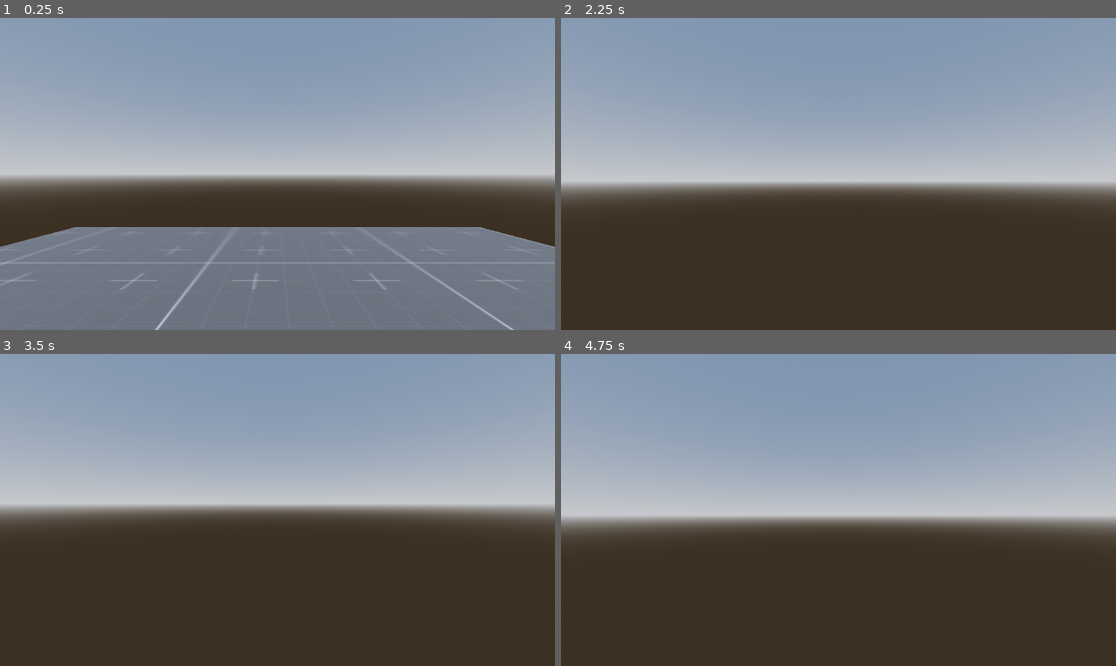
Above: before the commit, frames 1-4 (two rows, left to right).
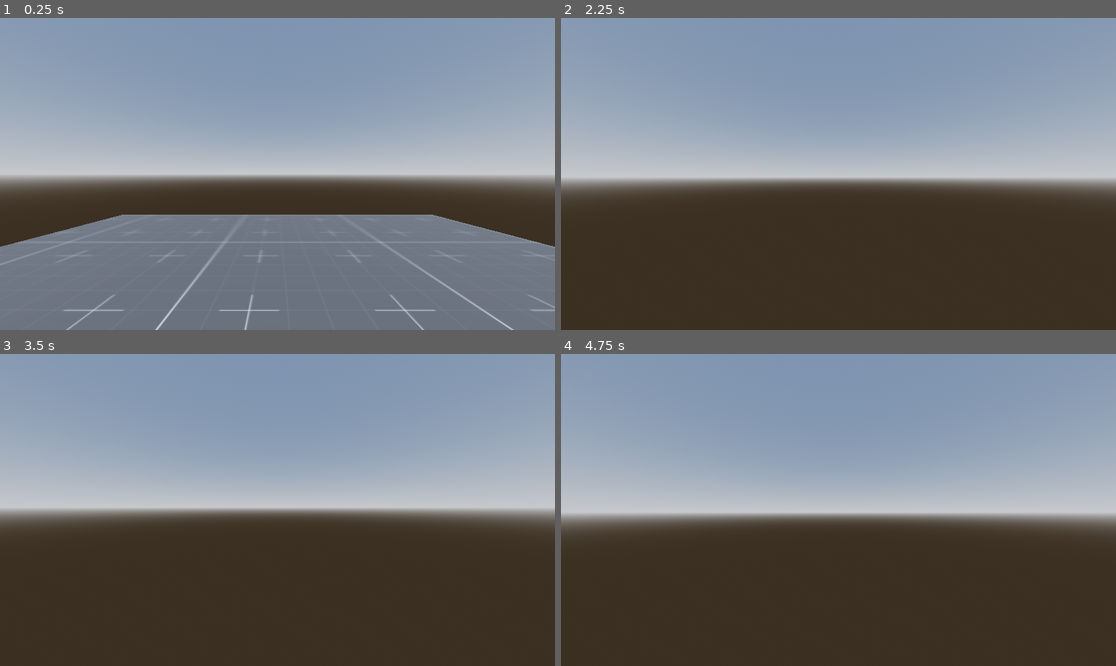
Above: after the commit, the same moments.

Repository: mdnrealdeal/magnetgame
Game: Godot game, scene res://Levels/TestLevel.tscn
Two runs of this game, one before a commit and one after it. Both use one fixed random seed, a clock stepped at 60 frames per second and the inputs below.
Inputs (mouse positions are in pixels of both pictures, inside the frame that each line leads up to):
- Up to frame 1 (0.25 s): no input
- Up to frame 2 (2.25 s): tap Enter (ui_accept) at 0.5, 0.77, 1.52, 2 s; move the mouse to (866, 174) at 0.52 s; hold W (move_forward) from 0.53 s (still down); click (866, 174) at 0.6 s; move the mouse to (810, 174) at 1.27 s; click (810, 174) at 1.35 s; move the mouse to (849, 167) at 2.02 s; click (849, 167) at 2.1 s
- Up to frame 3 (3.5 s): keep holding W (move_forward); tap Enter (ui_accept) at 2.75, 3.02 s; move the mouse to (271, 516) at 2.77 s; click (271, 516) at 2.85 s
- Up to frame 4 (4.75 s): keep holding W (move_forward); tap Enter (ui_accept) at 3.5, 3.77, 4.25, 4.52 s; move the mouse to (877, 513) at 3.52 s; click (877, 513) at 3.6 s; move the mouse to (794, 506) at 4.27 s; click (794, 506) at 4.35 s

The runs differ from the first frame. In frame 1, 3.3% of the frame differs, in the area x 0-100%, y 63-100%; in frame 2, 4.7%, in the area x 0-100%, y 51-57%; in frame 3, 2.3%; in frame 4, 3.9%.

Commit message:
christmas state machines

Diff:
--- a/Levels/TestLevel.tscn
+++ b/Levels/TestLevel.tscn
@@ -2,7 +2,7 @@
 
 [ext_resource type="PackedScene" uid="uid://c8g75udbe77s5" path="res://Objects/player.tscn" id="1_aigbd"]
 [ext_resource type="Texture2D" uid="uid://bkr824h5a68ye" path="res://Textures/prototype_textures/PNG/Dark/texture_06.png" id="1_avoru"]
-[ext_resource type="Script" path="res://Scripts/SceneScript.gd" id="1_mpycu"]
+[ext_resource type="Script" path="res://Scripts/Scenes/SceneScript.gd" id="1_mpycu"]
 
 [sub_resource type="BoxShape3D" id="BoxShape3D_rr2ds"]
 size = Vector3(10, 0.5, 10)
--- a/Objects/player.tscn
+++ b/Objects/player.tscn
@@ -1,7 +1,8 @@
-[gd_scene load_steps=5 format=3 uid="uid://c8g75udbe77s5"]
+[gd_scene load_steps=6 format=3 uid="uid://c8g75udbe77s5"]
 
-[ext_resource type="Script" path="res://Scripts/PlayerController.gd" id="1_5fiq3"]
-[ext_resource type="Script" path="res://addons/smoothing/smoothing.gd" id="2_l6edw"]
+[ext_resource type="Script" path="res://Scripts/Player/legacy_playercontroller.gd" id="1_5fiq3"]
+[ext_resource type="Script" path="res://addons/smoothing/smoothing.gd" id="2_6ydtj"]
+[ext_resource type="Script" path="res://Scripts/StateMachines/state_machine.gd" id="3_2fttc"]
 
 [sub_resource type="CapsuleShape3D" id="CapsuleShape3D_s4mt5"]
 radius = 0.4725
@@ -11,26 +12,41 @@
 
 [node name="Player" type="CharacterBody3D"]
 script = ExtResource("1_5fiq3")
-mouse_sensitivity = 0.18
+mouse_sensitivity = 0.1
 air_strafe_speed = 3.5
 jump_velocity = 4.25
 double_jump_multiplier = 1.25
 accel = 4.0
 
-[node name="CollisionShape3D" type="CollisionShape3D" parent="."]
+[node name="CollisionBox" type="CollisionShape3D" parent="."]
 shape = SubResource("CapsuleShape3D_s4mt5")
 
-[node name="Smoothing" type="Node3D" parent="CollisionShape3D"]
-script = ExtResource("2_l6edw")
+[node name="Smooth3D" type="Node3D" parent="."]
+script = ExtResource("2_6ydtj")
+flags = 3
 
-[node name="CSGMesh3D" type="CSGMesh3D" parent="CollisionShape3D/Smoothing"]
+[node name="PlayerMesh" type="CSGMesh3D" parent="Smooth3D"]
 transform = Transform3D(0.8, 0, 0, 0, 0.8, 0, 0, 0, 0.8, 0, 0, 0)
 mesh = SubResource("CapsuleMesh_csyg0")
 
-[node name="Head" type="Node3D" parent="."]
+[node name="Head" type="Node3D" parent="Smooth3D"]
 transform = Transform3D(1, 0, 0, 0, 1, 0, 0, 0, 1, 0, 0.5, 0)
 
-[node name="Smoothing" type="Node3D" parent="Head"]
-script = ExtResource("2_l6edw")
+[node name="Camera3D" type="Camera3D" parent="Smooth3D/Head"]
+fov = 90.0
 
-[node name="Camera3D" type="Camera3D" parent="Head/Smoothing"]
+[node name="Machines" type="Node" parent="."]
+
+[node name="InteractionsMachine" type="Node" parent="Machines"]
+script = ExtResource("3_2fttc")
+
+[node name="MovementMachine" type="Node" parent="Machines"]
+script = ExtResource("3_2fttc")
+
+[node name="walking" type="Node" parent="Machines/MovementMachine"]
+
+[node name="sprinting" type="Node" parent="Machines/MovementMachine"]
+
+[node name="vaulting" type="Node" parent="Machines/MovementMachine"]
+
+[node name="crouching" type="Node" parent="Machines/MovementMachine"]
--- a/Scripts/PlayerController.gd
+++ b/Scripts/Player/legacy_playercontroller.gd
@@ -1,7 +1,7 @@
 extends CharacterBody3D
 
 # States enumerator.
-enum PlayerStates {WALKING, SPRINTING, CROUCHING,}
+enum PlayerStates {WALKING, SPRINTING, CROUCHING}
 
 # Exported variables to change PlayerController attributes.
 @export var mouse_sensitivity: float = 1.0
@@ -23,8 +23,8 @@
 
 # Dictionary of references to nodes in the Editor.
 @onready var nodeRefs: Dictionary = {
-	"head_path": $Head,
-	"camera_path": $Head/Smoothing/Camera3D,
+	"head_path": $Smooth3D/Head,
+	"camera_path": $Smooth3D/Head/Camera3D,
 }
 
 
@@ -38,7 +38,7 @@
 		velocity.y -= gravity * delta
 	move_player_controller(delta)
 	jump_handler()
-	_debug_functions()
+	#_debug_functions()
 
 
 # Should handle all input events (currently handles mouse movement pls fix)
@@ -59,16 +59,16 @@
 		velocity.x = lerp(velocity.x, head_direction.x * air_strafe_speed, accel * delta)
 		velocity.z = lerp(velocity.z, head_direction.y * air_strafe_speed, accel * delta)
 		pass
-	print("Velocity X is " + str(velocity.x), "\nVelocity Z is " + str(velocity.z) + "\n")
-	print(input_direction, " and ", head_direction)
+	#print("Velocity X is " + str(velocity.x), "\nVelocity Z is " + str(velocity.z) + "\n")
+	#print(input_direction, " and ", head_direction)
 	move_and_slide()
 	pass
 
 
 # We move head_path instead of camera, so camera can have it's own individual rotations and animations.
 func mouselook_player_controller(event: InputEventMouseMotion) -> void:
-	nodeRefs["head_path"].rotation_degrees.x += (-event.relative.y * mouse_sensitivity)
-	nodeRefs["head_path"].rotation_degrees.y += (-event.relative.x * mouse_sensitivity)
+	nodeRefs["head_path"].rotation_degrees.x -= (event.relative.y * mouse_sensitivity)
+	nodeRefs["head_path"].rotation_degrees.y -= (event.relative.x * mouse_sensitivity)
 
 
 # Handles double jump by checking mid air if Player can double jump.
--- /dev/null
+++ b/Scripts/Player/player_controller.gd
@@ -0,0 +1,26 @@
+class_name Player
+extends CharacterBody3D
+
+@onready var movement_machine: StateMachine = $Machines/MovementMachine
+@onready var interaction_machine: StateMachine = $Machines/InteractionsMachine
+
+
+func _ready() -> void:
+	movement_machine.init(self)
+	pass
+
+
+func _unhandled_input(event: InputEvent) -> void:
+	movement_machine.manager_process_unhandled_input(event)
+
+
+func _input(event: InputEvent) -> void:
+	movement_machine.manager_process_input(event)
+
+
+func _physics_process(delta: float) -> void:
+	movement_machine.manager_process_physics(delta)
+
+
+func _process(delta: float) -> void:
+	movement_machine.manager_process_frame(delta)
--- /dev/null
+++ b/Scripts/StateMachines/state_machine.gd
@@ -0,0 +1,44 @@
+class_name StateMachine
+extends Node
+
+@export var starting_state: State
+
+var current_state: State
+
+func init(new_parent: Player) -> void:
+	for child: State in get_children():
+		child.parent = new_parent
+
+	change_state(starting_state)
+
+
+func change_state(new_state: State) -> void:
+	if current_state:
+		current_state.exit()
+
+	current_state = new_state
+	current_state.enter()
+
+
+func manager_process_physics(delta: float) -> void:
+	var new_state: State = current_state.state_process_physics(delta)
+	if new_state:
+		change_state(new_state)
+
+
+func manager_process_input(event: InputEvent) -> void:
+	var new_state: State = current_state.state_process_input(event)
+	if new_state:
+		change_state(new_state)
+
+
+func manager_process_unhandled_input(event: InputEvent) -> void:
+	var new_state: State = current_state.state_process_unhandled_input(event)
+	if new_state:
+		change_state(new_state)
+
+
+func manager_process_frame(delta: float) -> void:
+	var new_state: State = current_state.state_process_frame(delta)
+	if new_state:
+		change_state(new_state)
--- /dev/null
+++ b/Scripts/States/base_state.gd
@@ -0,0 +1,30 @@
+class_name State
+extends Node
+
+@export var base_speed: float = 5.0
+
+var gravity: int = ProjectSettings.get_setting("physics/3d/default_gravity")
+var parent: Player
+
+func enter() -> void:
+	pass
+
+
+func exit() -> void:
+	pass
+
+
+func state_process_unhandled_input(_event: InputEvent) -> State:
+	return null
+
+
+func state_process_input(_event: InputEvent) -> State:
+	return null
+
+
+func state_process_frame(_delta: float) -> State:
+	return null
+
+
+func state_process_physics(_delta: float)-> State:
+	return null
--- a/project.godot
+++ b/project.godot
@@ -63,3 +63,7 @@
 "events": [Object(InputEventKey,"resource_local_to_scene":false,"resource_name":"","device":-1,"window_id":0,"alt_pressed":false,"shift_pressed":false,"ctrl_pressed":false,"meta_pressed":false,"pressed":false,"keycode":0,"physical_keycode":83,"key_label":0,"unicode":115,"echo":false,"script":null)
 ]
 }
+
+[physics]
+
+common/physics_jitter_fix=0.0
Renamed: Scripts/SceneScript.gd -> Scripts/Scenes/SceneScript.gd
